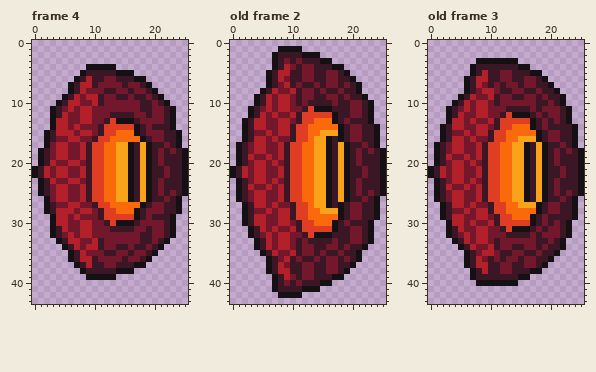
Pixel-art file: Assets/Enemies/Sprites/Stingray.aseprite. The picture above is the old version.
26x44 pixels, 6 frames. Shown: frame 4, old frame 2, old frame 3. The commit also changed other frames, which this record leaves out.
Now the later version:
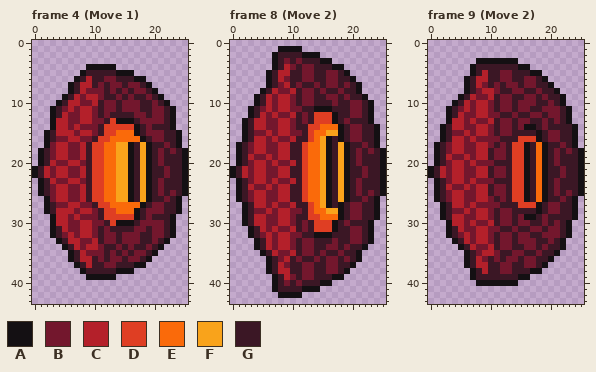
Palette (. is transparent): A #141013  B #73172d  C #b4202a  D #df3e23  E #fa6a0a  F #f9a31b  G #3b1725
A new or re-ordered frame is compared with the old frame closest to it.
The exact change:
frames 6 -> 12
Changed rows in their new state; - is an unchanged pixel.
Frame 4 (Move 1), layer "Layer 2":
first column x 11:
 7 -G--
 8 --BG
 9 BGGB
10 ---G
11 G--G
12 G---
first column x 11:
31 G---
32 G--G
33 ---G
34 BGGB
35 --BG
36 -G--
Frame 8 (Move 2) is new; against old frame 2, layers "Layer 2", "Layer 1":
first column x 9:
10 ----B---
11 ----G---
12 ---BG---
13 ---BGDDD
14 -BGGDD--
15 -BBGD-E-
16 -CGGDE--
17 CGGD-E--
18 CGGD-E--
19 CGGD-E--
20 BCGD-E--
21 CGGD-E--
22 CGGD-E--
23 BCGD-E--
24 CGGD-E--
25 CGGD-E--
26 CGGD-E--
27 -CGGDE--
28 -BBGD-E-
29 -BGGDD--
30 ---BGDDD
31 ---BG---
32 ----G---
33 ----B---
Frame 9 (Move 2) is new; against old frame 3, layers "Layer 2", "Layer 1":
first column x 9:
10 -----G----
11 --G-B-BBG-
12 ----GBGGB-
13 ---BBGBBG-
14 ---BBGBA--
15 -BGBBGGGG-
16 -BBGGGDDD-
17 CBGBGDD--E
18 CGBBGDD--E
19 CGBBGDD--E
20 BBGGGDD--E
21 CGBBGDD--E
22 CGBBGDD--E
23 BBGGGDD--E
24 CGBBGDD--E
25 CGBBGDD--E
26 CBGBGDD--E
27 -BBGGGDDD-
28 -BGBBGGGG-
29 ---BBGBA--
30 ---BBGBBG-
31 ----GBGGB-
32 --G-B-BBG-
33 -----G----
Where, in picture pixels (left, top, right, bottom), the same in both pictures:
changed: (98, 82, 122, 118)
changed: (98, 226, 122, 262)
changed: (284, 100, 332, 244)
changed: (482, 100, 542, 244)
